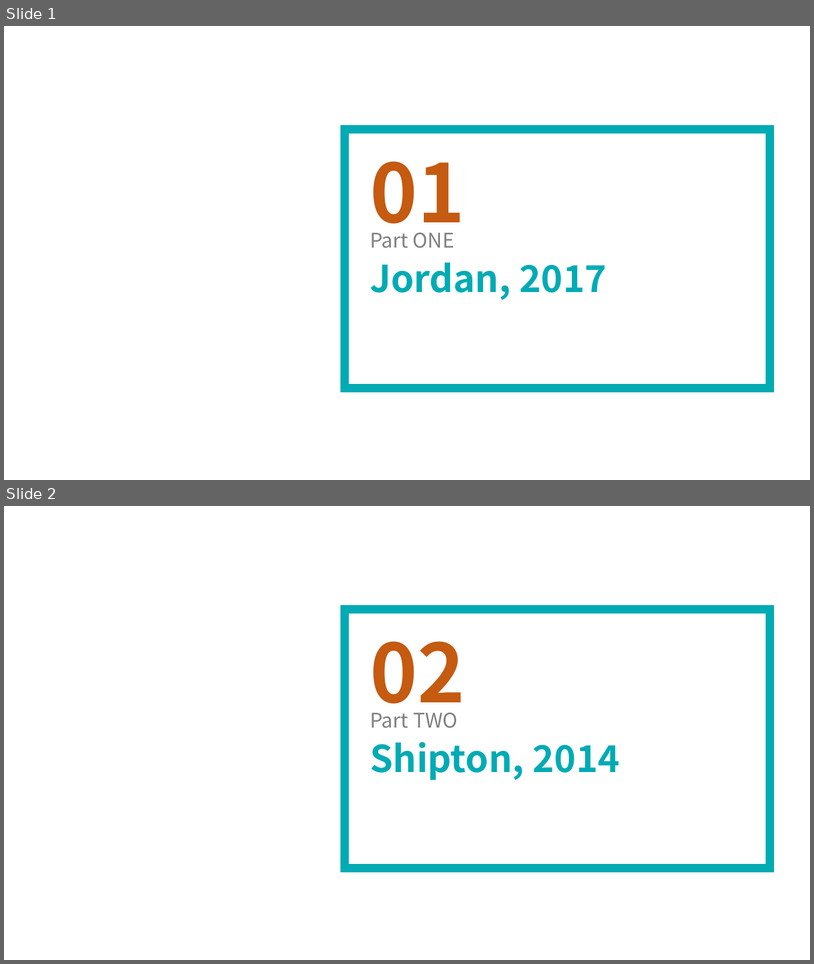
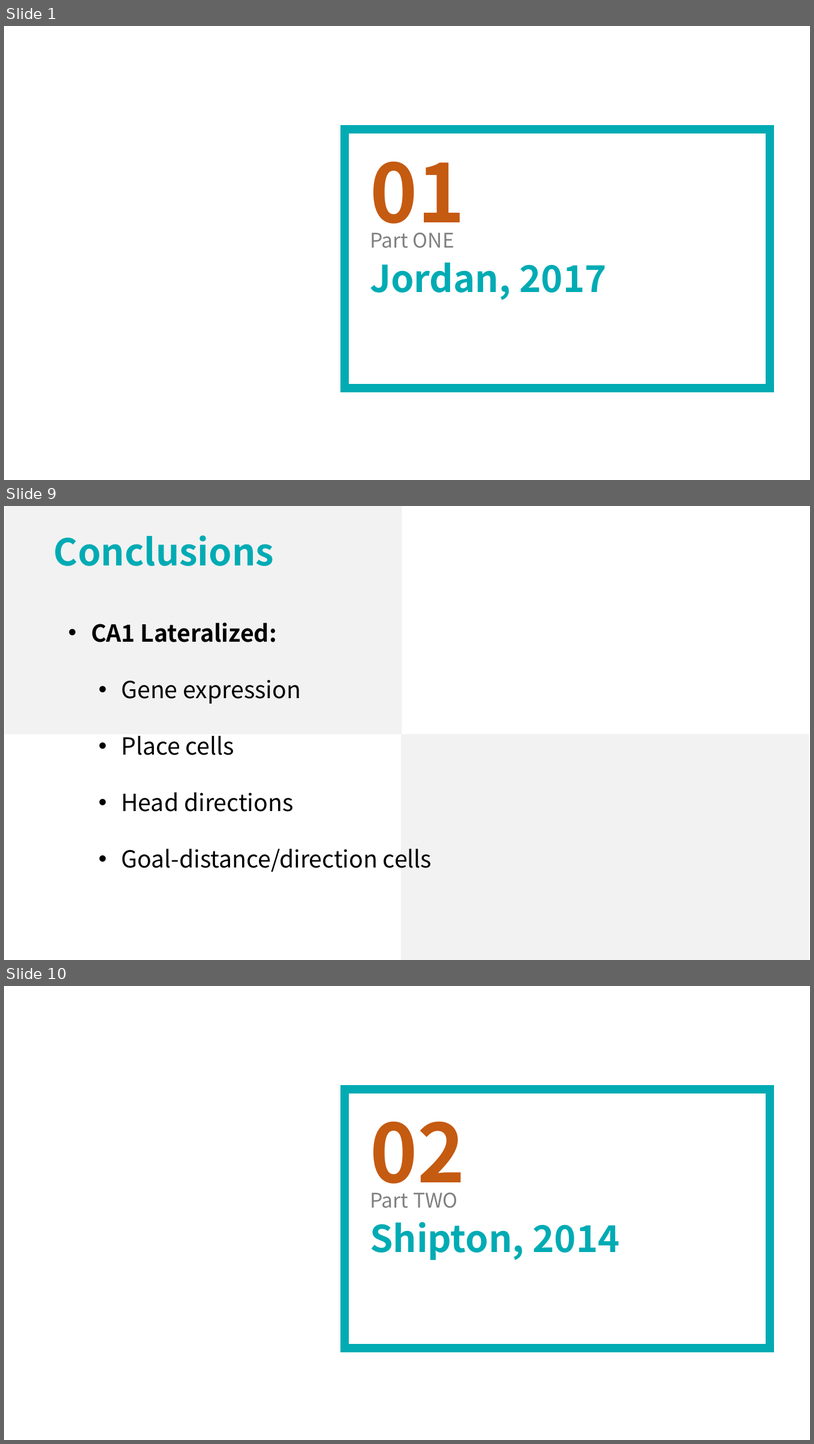
Before and after one commit to lsyoath/sheepy, a slide deck: Event/Lateralization.pptx. Shown one above the other, each under a label of ours: slides 1 and 2 before the commit, slides 1, 9 and 10 after it; the slides between them are not shown. The pictures are 814x964 and 814x1444 pixels, drawn with LibreOffice and Linux fonts; fonts in the diff are those of the drawing. Boxes give left, top, right and bottom in pixels: in the first picture for what was removed or moved away, otherwise in the second. Text is boxed around its words. In the diff, an @@ line names an element or a change of style, - is before the commit and + after.

```diff
--- a/Event/Lateralization.pptx
+++ b/Event/Lateralization.pptx
@@ slide 9 added at (4,506,810,960), background #FFFFFF @@
@@ rectangle added at (5,506,402,734), fill #F2F2F2 @@
@@ text added at (54,535,274,566), 44 pt, text #00ABB4, bold @@
+Conclusions
@@ text added at (91,622,432,871), 28 pt, text #000000 @@
+• CA1 Lateralized:
+  • Gene expression
+  • Place cells
+  • Head directions
+  • Goal-distance/direction cells
@@ rectangle added at (401,734,810,960), fill #F2F2F2 @@
@@ what was slide 2 is now slide 10 @@
```
Also in this commit, not shown: 3 slides changed, 8 other slides added, 1 slide removed.
